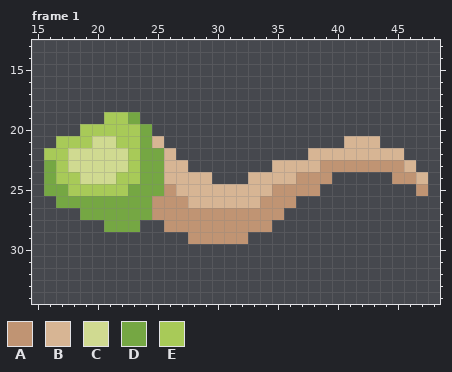
Two versions of one pixel-art file, Assets/Sprites/Enemies/Slitter/slitter_attack.aseprite. The picture above is the old version.
64x48 pixels, 8 frames. Shown: frame 1: x 15..48, y 13..34. The commit also changed other frames, which this record leaves out.
Palette (. is transparent): A #c09473  B #d7b594  C #d0da91  D #75a743  E #a8ca58
Pixels before, frame 1, first column x 16:
19 .....EED........................
20 ...EEEEED.......................
21 .EEECCEEDB...............BBB....
22 EECCCCCEDDB...........BBBBBBBB..
23 DECCCCCEDDBB.......BBBBAAAAAAAB.
24 DEECCCEEDDBBBB...BBBBAAA.....AAB
25 DDEEEEEDDDABBBBBBBBAAAA........A
26 .DDDDDDDDAAABBBBBBAAA...........
27 ...DDDDDDAAAAAAAAAAA............
28 .....DDD..AAAAAAAAA.............
29 ............AAAAA...............
The result:
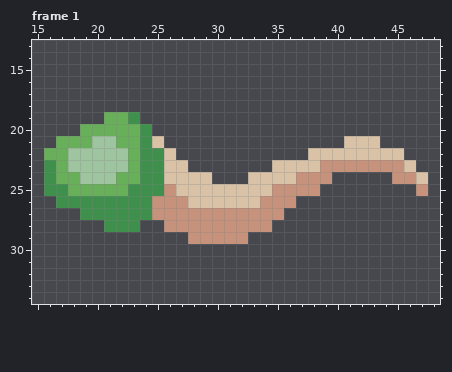
Edits made:
colour A: #c09473 -> #c6927b
colour B: #d7b594 -> #d9c2a5
colour C: #d0da91 -> #9ec5a0
colour D: #75a743 -> #40904d
colour E: #a8ca58 -> #67af59
Where, in picture pixels (left, top, right, bottom), the same in both pictures:
changed: (44, 112, 428, 244)
